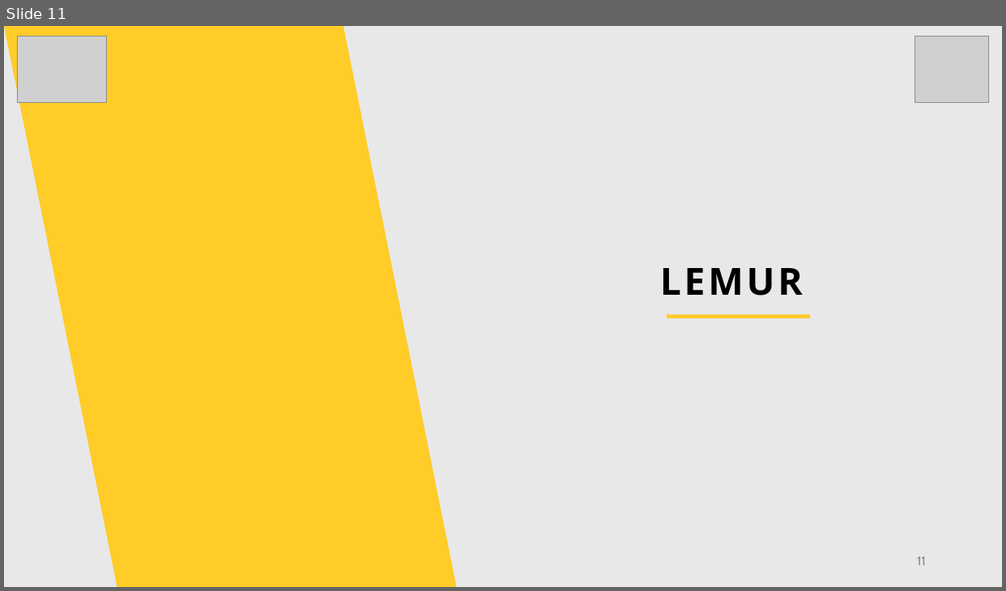
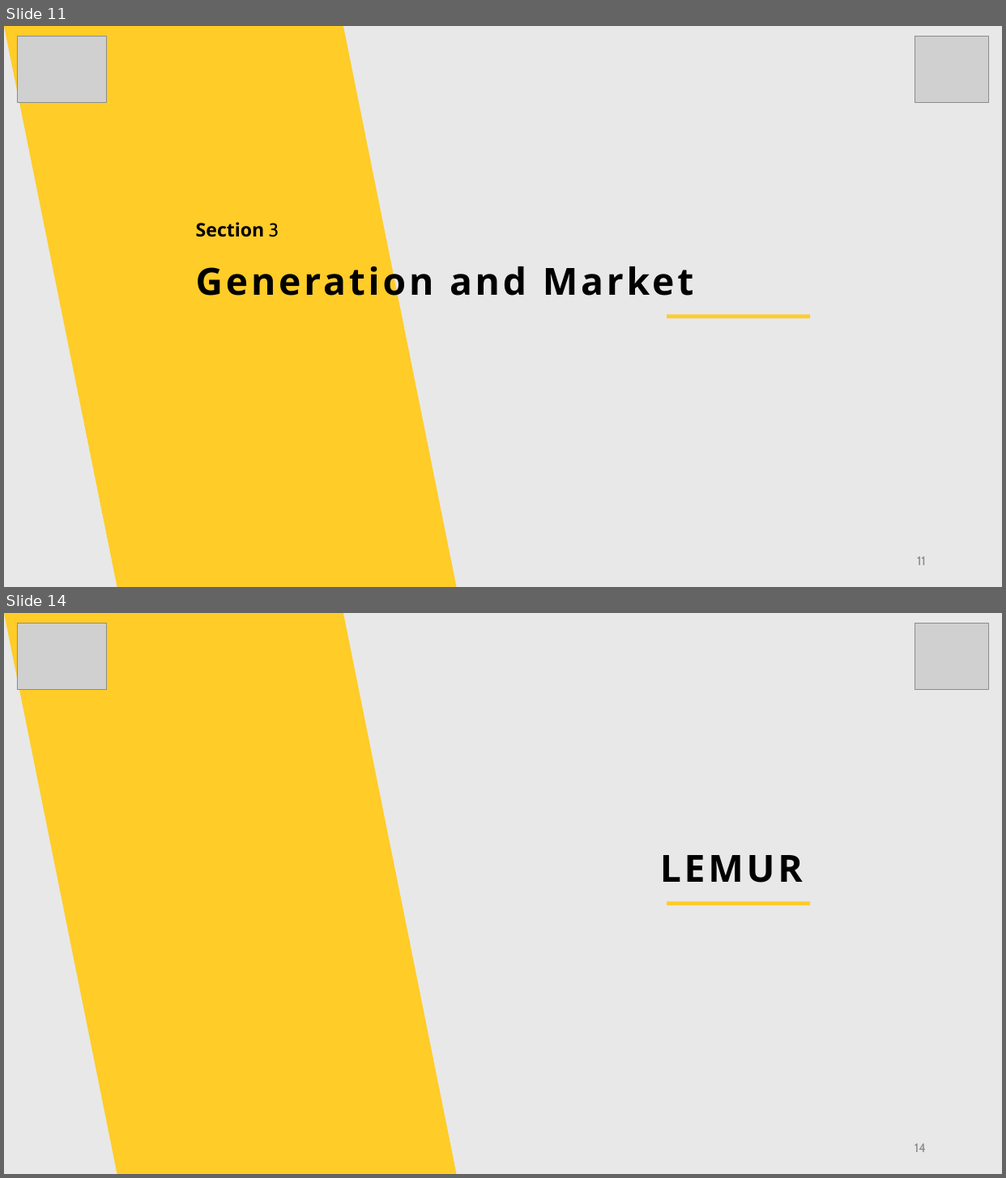
Before and after one commit to brmurray/apagon_april28, a slide deck: reports/Apragon_April28.pptx. Shown one above the other, each under a label of ours: slide 11 before the commit, slides 11 and 14 after it; the slides between them are not shown. The pictures are 1006x591 and 1006x1178 pixels, drawn with LibreOffice and Linux fonts; fonts in the diff are those of the drawing; grey boxes stand for pictures. Boxes give left, top, right and bottom in pixels: in the first picture for what was removed or moved away, otherwise in the second. Text is boxed around its words. In the diff, an @@ line names an element or a change of style, - is before the commit and + after.

```diff
--- a/reports/Apragon_April28.pptx
+++ b/reports/Apragon_April28.pptx
@@ slide 11 added at box(4, 26, 1002, 587), background #E3E3E3 at 80% opacity @@
@@ parallelogram added at box(4, 26, 457, 587), fill #FFCC28 @@
@@ picture added at box(17, 36, 107, 102) @@
@@ picture added at box(915, 36, 989, 102) @@
@@ text added at box(196, 222, 279, 237), 18 pt, text #000000, bold @@
+Section 3
@@ text added at box(196, 260, 694, 305), 36 pt, text #000000, bold @@
+Generation and Market
@@ rectangle added at box(667, 315, 810, 318), fill #FFCC28 @@
@@ page number added at box(917, 557, 926, 565), 12 pt, text #898989 @@
+11
@@ what was slide 11 is now slide 14 @@
@@ page number at box(914, 1144, 926, 1152): text changed @@
-11
+14
```
Also in this commit, not shown: 1 slide changed, 2 other slides added, 6 other files.
